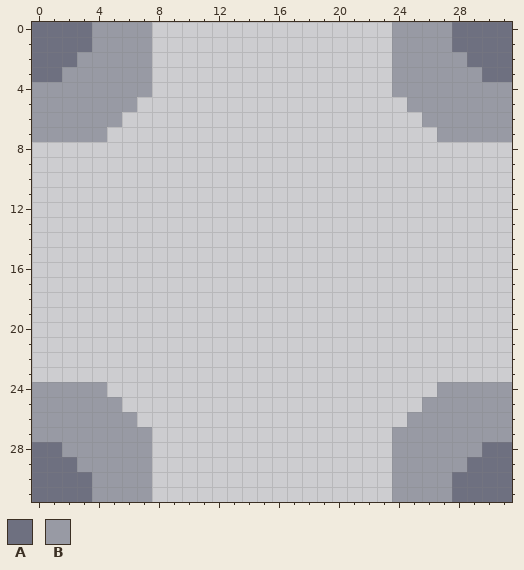
Pixel-art sprite: sprites/blocks/distribution/chiseled/inv-sorter/zzzi-chiseled-inverted-sorter-nine.png. The first picture shows the starting point.
The file is 32x32 pixels.
Palette (. is transparent): A #6e7080  B #989aa4
The same view after the edit:
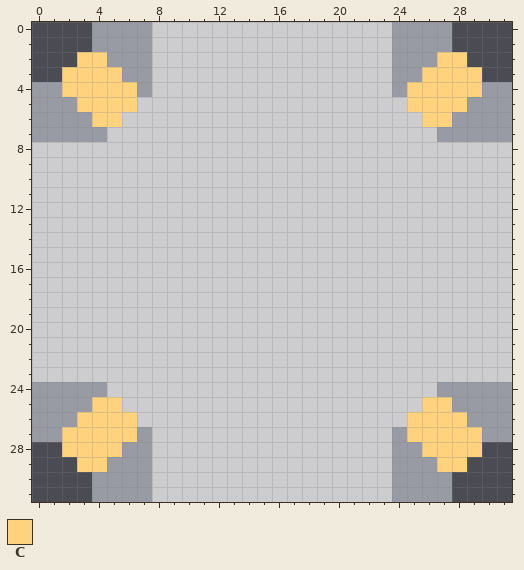
Colours new in this view: C #ffd37e
The exact change:
Colour A changes from #6e7080 to #4a4b53.
Colour B gives way to colour C in row 2 at x 3 to 4 and 27 to 28; in row 3 at x 2 to 5 and 26 to 29; in row 4 at x 2 to 6 and 25 to 29; in row 5 at x 3 to 6 and 25 to 28; in row 6 at x 4 to 5 and 26 to 27; in row 25 at x 4 to 5 and 26 to 27.
Colour B gives way to colour C in row 26 at x 3 to 6 and 25 to 28; in row 27 at x 2 to 6 and 25 to 29; in row 28 at x 2 to 5 and 26 to 29; in row 29 at x 3 to 4 and 27 to 28.
Where, in picture pixels (left, top, right, bottom), the same in both pictures:
changed: (32, 22, 137, 127)
changed: (407, 22, 512, 127)
changed: (32, 397, 137, 502)
changed: (407, 397, 512, 502)
